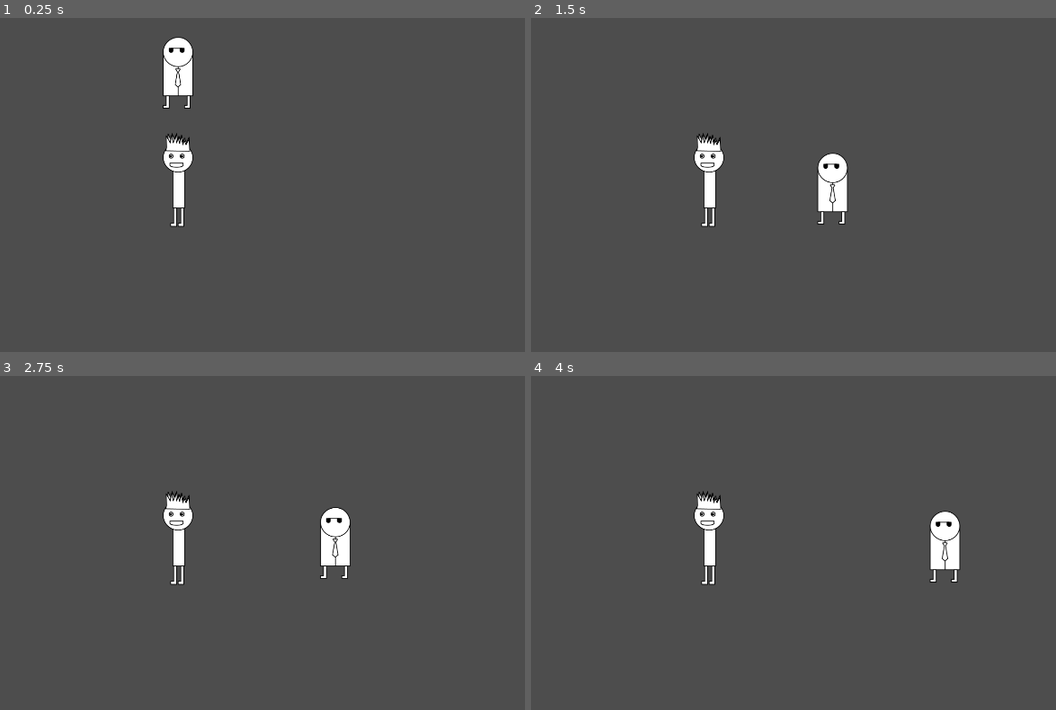
Above: before the commit, frames 1-4 (two rows, left to right).
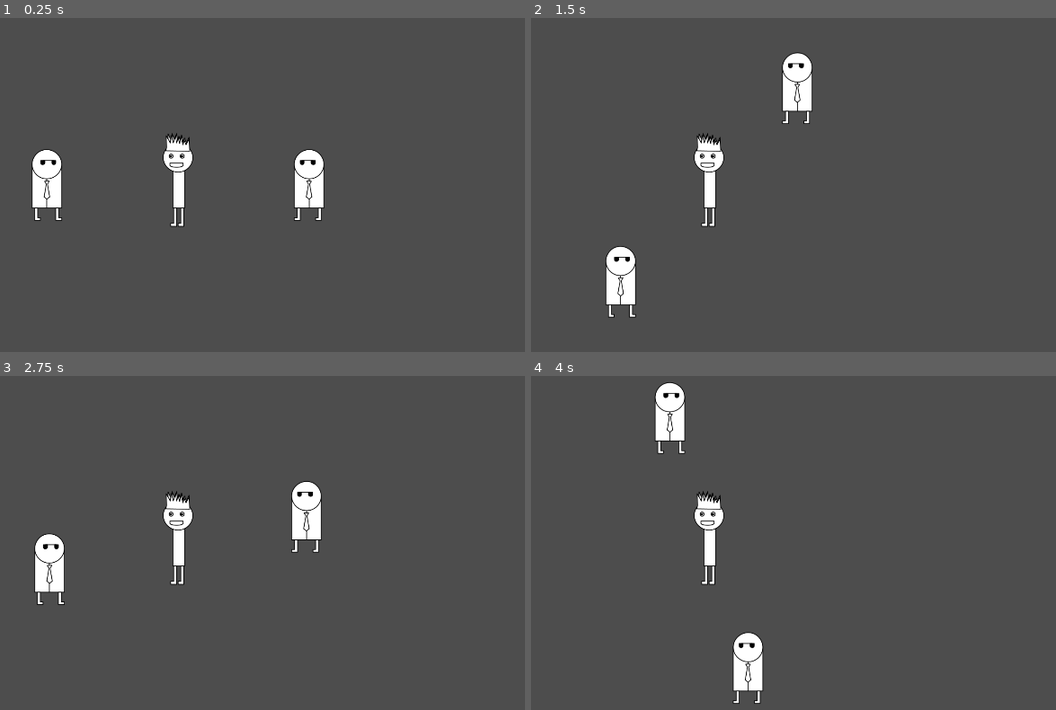
Above: after the commit, the same moments.

Repository: Spiraling-Time/Professional_Development
Game: Godot game, scene res://game_stuff/Scenes/world.tscn
Two runs of this game, one before a commit and one after it. Both use one fixed random seed, a clock stepped at 60 frames per second and the inputs below.
Inputs:
- Up to frame 1 (0.25 s): no input
- Up to frame 2 (1.5 s): tap Enter at 0.5 s; hold D (right) 0.53-1.28 s; hold A (left) from 1.28 s (still down)
- Up to frame 3 (2.75 s): release A (left) at 2.03 s; hold D (right) from 2.03 s (still down)
- Up to frame 4 (4 s): release D (right) at 3.53 s; hold A (left) from 3.53 s (still down)

The runs differ from the first frame. In frame 1, 3.0% of the frame differs, in the area x 5-62%, y 5-61%; in frame 2, 3.0%; in frame 3, 3.0%, in the area x 6-67%, y 31-69%; in frame 4, 3.0%.

Commit message:
Actual rotation!!!
Option A: Use a bunch of math and vectors to make an "orbitting script"
Option B: Just use built in rotation and counter rotation. I got it working, and even worked the scale flipping to alway look inwards... Maybe I should make them face away... oh well its an easy fix!

Diff:
--- a/game_stuff/Code/body_guard.gd
+++ b/game_stuff/Code/body_guard.gd
@@ -1,5 +1 @@
 extends CharacterBody2D
-
-
-func _physics_process(delta: float) -> void:
-	position = $"../Kyle".position + $"../Kyle".offset
--- /dev/null
+++ b/game_stuff/Code/body_guard_orbit.gd
@@ -0,0 +1,45 @@
+extends Node2D
+
+var speed_left = .07
+var speed_right = .07
+var prev_vector_x: bool = true
+
+
+
+func _physics_process(delta: float) -> void:
+	if Input.get_action_strength("left") >= .1:
+		rotation -= speed_left
+		if rotation <= -360: rotation = 0
+		$BodyGuard1.rotation += speed_left
+		if $BodyGuard1.rotation >= 360: $BodyGuard1.rotation = 0
+		$BodyGuard2.rotation += speed_left
+		if $BodyGuard2.rotation >= 360: $BodyGuard2.rotation = 0
+		var body_guard1_rotation = (global_position - $BodyGuard1.global_position).normalized()
+		if body_guard1_rotation.x > 0 and prev_vector_x == false or (body_guard1_rotation.x < 0 and prev_vector_x == true):
+			$BodyGuard1.scale.x = $BodyGuard1.scale.x*-1
+			$BodyGuard2.scale.x = $BodyGuard2.scale.x*-1
+			#print("swap")
+			#print((global_position - body_guard1_rotation))
+		if body_guard1_rotation.x > 0: prev_vector_x = true
+		else: prev_vector_x = false
+
+
+			#$BodyGuard2.scale.x = $BodyGuard2.scale.x*-1
+			#print("swap")
+		#print((global_position - $BodyGuard1.global_position).normalized())
+
+	elif Input.get_action_strength("right") >= .1:
+		rotation += speed_right
+		if rotation >= 360: rotation = 0
+		$BodyGuard1.rotation -= speed_right
+		if $BodyGuard1.rotation <= -360: $BodyGuard1.rotation = 0
+		$BodyGuard2.rotation -= speed_right
+		if $BodyGuard2.rotation <= -360: $BodyGuard2.rotation = 0
+		var body_guard1_rotation = (global_position - $BodyGuard1.global_position).normalized()
+		if body_guard1_rotation.x > 0 and prev_vector_x == false or (body_guard1_rotation.x < 0 and prev_vector_x == true):
+			$BodyGuard1.scale.x = $BodyGuard1.scale.x*-1
+			$BodyGuard2.scale.x = $BodyGuard2.scale.x*-1
+			#print("swap")
+			#print((global_position - body_guard1_rotation))
+		if body_guard1_rotation.x > 0: prev_vector_x = true
+		else: prev_vector_x = false
--- a/game_stuff/Code/kyle.gd
+++ b/game_stuff/Code/kyle.gd
@@ -1,12 +1,12 @@
 extends CharacterBody2D
 
-var offset = Vector2(0, -300)
+#var offset = Vector2(0, -300)
 
-func _physics_process(delta: float) -> void:
-	if Input.get_action_strength("left") >= 1:
-		if $"../BodyGuard".position.y <= 0: offset += Vector2(-10,10)
-		elif $"../BodyGuard".position.y >= 0: offset += Vector2(-10,-10)
-
-	if Input.get_action_strength("right") >= 1:
-		if $"../BodyGuard".position.y <= 0: offset += Vector2(10,10)
-		elif $"../BodyGuard".position.y >= 0: offset += Vector2(10,-10)
+#func _physics_process(delta: float) -> void:
+	#if Input.get_action_strength("left") >= 1:
+		#if $"../BodyGuard".position.y <= 0: offset += Vector2(-10,10)
+		#elif $"../BodyGuard".position.y >= 0: offset += Vector2(-10,-10)
+#
+	#if Input.get_action_strength("right") >= 1:
+		#if $"../BodyGuard".position.y <= 0: offset += Vector2(10,10)
+		#elif $"../BodyGuard".position.y >= 0: offset += Vector2(10,-10)
--- /dev/null
+++ b/game_stuff/Scenes/body_guard_orbit.tscn
@@ -0,0 +1,14 @@
+[gd_scene load_steps=3 format=3 uid="uid://cr8dqiw7a6ve5"]
+
+[ext_resource type="PackedScene" uid="uid://de6n5un4txtrt" path="res://game_stuff/Scenes/body_guard.tscn" id="1_1khxw"]
+[ext_resource type="Script" uid="uid://dilbtg6tycu30" path="res://game_stuff/Code/body_guard_orbit.gd" id="1_tqh8g"]
+
+[node name="BodyGuard_Orbit" type="Node2D"]
+script = ExtResource("1_tqh8g")
+
+[node name="BodyGuard1" parent="." instance=ExtResource("1_1khxw")]
+position = Vector2(-350, 0)
+scale = Vector2(-1, 1)
+
+[node name="BodyGuard2" parent="." instance=ExtResource("1_1khxw")]
+position = Vector2(350, 0)
--- a/game_stuff/Scenes/world.tscn
+++ b/game_stuff/Scenes/world.tscn
@@ -1,7 +1,7 @@
 [gd_scene load_steps=3 format=3 uid="uid://dbqwug5lves1e"]
 
 [ext_resource type="PackedScene" uid="uid://dwy1xy6m2vd8r" path="res://game_stuff/Scenes/kyle.tscn" id="1_51tv8"]
-[ext_resource type="PackedScene" uid="uid://de6n5un4txtrt" path="res://game_stuff/Scenes/body_guard.tscn" id="2_jnm5b"]
+[ext_resource type="PackedScene" uid="uid://cr8dqiw7a6ve5" path="res://game_stuff/Scenes/body_guard_orbit.tscn" id="2_51tv8"]
 
 [node name="World" type="Node2D"]
 
@@ -9,5 +9,4 @@
 
 [node name="Camera2D" type="Camera2D" parent="Kyle"]
 
-[node name="BodyGuard" parent="." instance=ExtResource("2_jnm5b")]
-position = Vector2(0, -314)
+[node name="BodyGuard_Orbit" parent="." instance=ExtResource("2_51tv8")]
Not shown, added: game_stuff/Code/body_guard_orbit.gd.uid
Not shown, added: game_stuff/Scenes/body_guard_orbit.tscn1814307333.tmp
